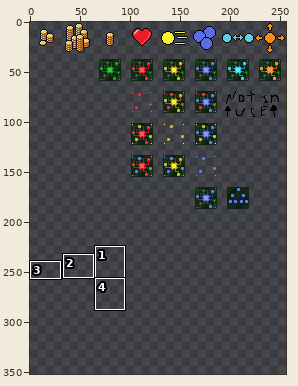
Two states of a pixel-art file, Assets/4. Sprites/Creeps/Icons.aseprite. The picture above shows the old version from afar; the outline marks the close-up.
Close-up. Before the commit:
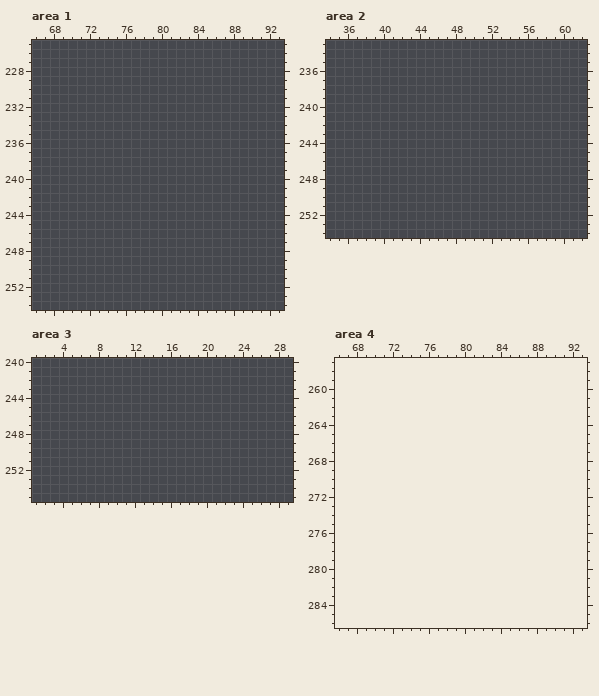
256x256 pixels, 1 frame. Shown: area 1: x 66..93, y 225..254; area 2: x 34..62, y 233..254; area 3: x 1..29, y 240..255; area 4: x 66..93, y 257..286. The old version is drawn lined up with the new one, on the new canvas. The commit also changed other parts of the picture, which this record leaves out.
Once edited:
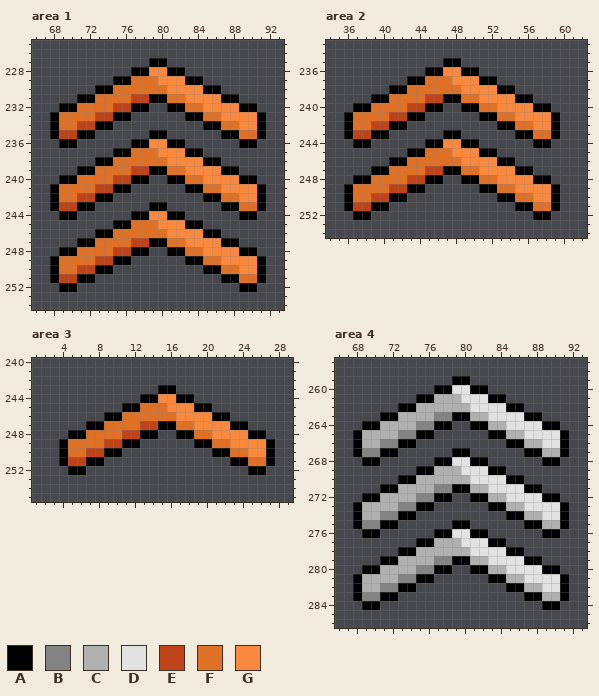
Palette (. is transparent): A #000000  B #838383  C #b0b0b0  D #e2e2e2  E #bf4319  F #df7126  G #f9893e
The exact change:
canvas 256x256 -> 256x352
Changed rows in their new state; - is an unchanged pixel.
Area 1:
first column x 68:
227 -----------AA-----------
228 ---------AAGGAA---------
229 -------AAFFFGGGAA-------
230 -----AAFFFFFFGGGGAA-----
231 ---AAFFFFEEAAFFGGGGAA---
232 -AAFFFFEEAA--AAFFGGGGAA-
233 AFFFFEEAA------AAFFGGGGA
234 AFFEEAA----------AAFFGGA
235 AEEAA------AA------AAFFA
236 -AA------AAGGAA------AA-
237 -------AAFFFGGGAA-------
238 -----AAFFFFFFGGGGAA-----
239 ---AAFFFFEEAAFFGGGGAA---
240 -AAFFFFEEAA--AAFFGGGGAA-
241 AFFFFEEAA------AAFFGGGGA
242 AFFEEAA----------AAFFGGA
243 AEEAA------AA------AAFFA
244 -AA------AAGGAA------AA-
245 -------AAFFFGGGAA-------
246 -----AAFFFFFFGGGGAA-----
247 ---AAFFFFEEAAFFGGGGAA---
248 -AAFFFFEEAA--AAFFGGGGAA-
249 AFFFFEEAA------AAFFGGGGA
250 AFFEEAA----------AAFFGGA
251 AEEAA--------------AAFFA
252 -AA------------------AA-
Area 2:
first column x 36:
235 -----------AA-----------
236 ---------AAGGAA---------
237 -------AAFFFGGGAA-------
238 -----AAFFFFFFGGGGAA-----
239 ---AAFFFFEEAAFFGGGGAA---
240 -AAFFFFEEAA--AAFFGGGGAA-
241 AFFFFEEAA------AAFFGGGGA
242 AFFEEAA----------AAFFGGA
243 AEEAA------AA------AAFFA
244 -AA------AAGGAA------AA-
245 -------AAFFFGGGAA-------
246 -----AAFFFFFFGGGGAA-----
247 ---AAFFFFEEAAFFGGGGAA---
248 -AAFFFFEEAA--AAFFGGGGAA-
249 AFFFFEEAA------AAFFGGGGA
250 AFFEEAA----------AAFFGGA
251 AEEAA--------------AAFFA
252 -AA------------------AA-
Area 3:
first column x 4:
243 -----------AA-----------
244 ---------AAGGAA---------
245 -------AAFFFGGGAA-------
246 -----AAFFFFFFGGGGAA-----
247 ---AAFFFFEEAAFFGGGGAA---
248 -AAFFFFEEAA--AAFFGGGGAA-
249 AFFFFEEAA------AAFFGGGGA
250 AFFEEAA----------AAFFGGA
251 AEEAA--------------AAFFA
252 -AA------------------AA-
Area 4:
first column x 68:
259 -----------AA-----------
260 ---------AADDAA---------
261 -------AACCCDDDAA-------
262 -----AACCCCCCDDDDAA-----
263 ---AACCCCBBAACCDDDDAA---
264 -AACCCCBBAA--AACCDDDDAA-
265 ACCCCBBAA------AACCDDDDA
266 ACCBBAA----------AACCDDA
267 ABBAA------AA------AACCA
268 -AA------AADDAA------AA-
269 -------AACCCDDDAA-------
270 -----AACCCCCCDDDDAA-----
271 ---AACCCCBBAACCDDDDAA---
272 -AACCCCBBAA--AACCDDDDAA-
273 ACCCCBBAA------AACCDDDDA
274 ACCBBAA----------AACCDDA
275 ABBAA------AA------AACCA
276 -AA------AADDAA------AA-
277 -------AACCCDDDAA-------
278 -----AACCCCCCDDDDAA-----
279 ---AACCCCBBAACCDDDDAA---
280 -AACCCCBBAA--AACCDDDDAA-
281 ACCCCBBAA------AACCDDDDA
282 ACCBBAA----------AACCDDA
283 ABBAA--------------AACCA
284 -AA------------------AA-
Where, in picture pixels (left, top, right, bottom), the same in both close-ups:
added: (50, 58, 266, 292)
added: (344, 58, 560, 220)
added: (59, 385, 275, 475)
added: (353, 376, 569, 610)
